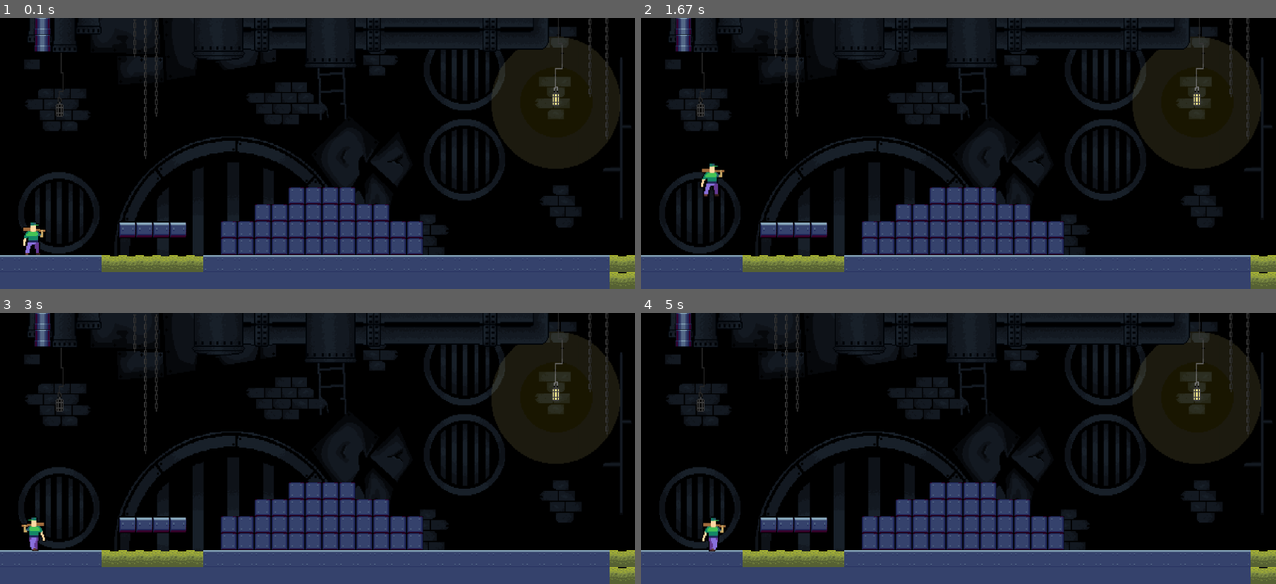
Above: before the commit, frames 1-4 (two rows, left to right).
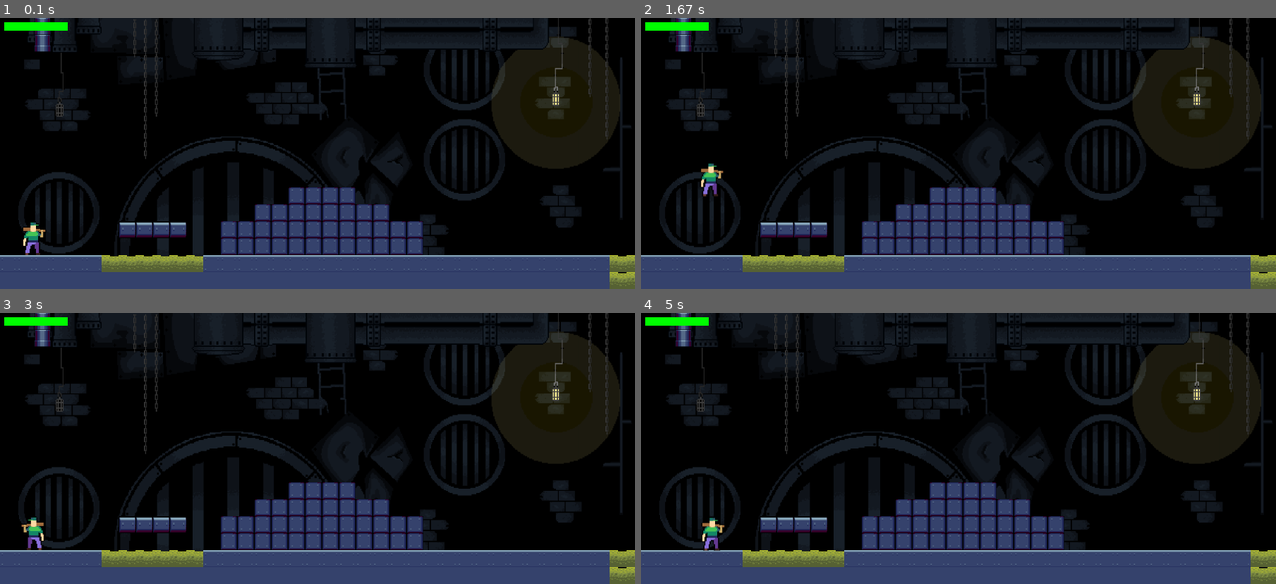
Above: after the commit, the same moments.

Repository: Labourguignonn/JOGO-IP
Game: pygame game, started from world.py
Same seed, same stepped clock (60 frames per second), same inputs: the game is played once before the commit and once after it.
Inputs:
- Up to frame 1 (0.1 s): no input
- Up to frame 2 (1.67 s): tap Space at 0.33, 0.73, 1.03, 1.23, 1.57 s; hold Right 0.67-1.13 s; hold Up 1.17-1.47 s; hold Right from 1.5 s (still down)
- Up to frame 3 (3 s): tap Space at 1.87, 2.07, 2.37, 2.63, 2.93 s; release Right at 1.97 s; hold Left 2-2.53 s; hold Left 2.57-2.97 s
- Up to frame 4 (5 s): hold Up 3-3.37 s; tap Space at 3.07, 3.47, 3.77, 4.13, 4.43, 4.63, 4.93 s; hold Right 3.4-4.03 s; hold Left 4.07-4.53 s; hold Right from 4.57 s (still down)

The runs differ from the first frame. In frame 1, 0.3% of the frame differs, in the area x 0-11%, y 1-5%; in frame 2, 0.4%; in frame 3, 0.4%; in frame 4, 0.5%, in the area x 0-14%, y 1-89%.

Commit message:
modified:   __pycache__/button.cpython-311.pyc 	modified:   "__pycache__/fun\303\247oes.cpython-311.pyc" 	modified:   __pycache__/jogador.cpython-311.pyc 	new file:   __pycache__/life.cpython-311.pyc 	modified:   life.py 	modified:   world.py

Diff:
--- a/life.py
+++ b/life.py
@@ -2,6 +2,10 @@
 
 RED = (255,0,0)
 GREEN = (0,255,0)
+
+largura = 1500
+altura = 640
+tela = pygame.display.set_mode((largura, altura))
 
 
 class HealthBar():
@@ -13,15 +17,15 @@
         self.max_health = max_health
 
 
-    def draw(self, health, tela, bar_width, bar_height):
+    def draw(self, health):
         #update with new health
         self.health = health
         #draws a RED rectangle with max_health
         #Health bar size (bar_width, bar_height)
         #Use (150, 20) for player and smaller for enemies
         ratio = self.health / self.max_health
-        pygame.draw.rect(tela, RED, (self.x, self.y, bar_width, bar_height))
-        pygame.draw.rect(tela, GREEN, (self.x, self.y, bar_width * ratio, bar_height))
+        pygame.draw.rect(tela, RED, (self.x, self.y, 150, 20))
+        pygame.draw.rect(tela, GREEN, (self.x, self.y, 150 * ratio, 20))
 
 #Desenhar a health bar do jogador no loop principal do jogo
 #Desenhar a health bar de cada inimigo
--- a/world.py
+++ b/world.py
@@ -3,6 +3,7 @@
 import csv
 import os
 from os.path import isfile,join
+from life import HealthBar
 
 
 largura = 1500
@@ -99,8 +100,10 @@
                         pass #inimigos
                     if tile == 6:
                         player = Jogador('player', x * tamanho, y *tamanho,PLAYER_VEL,2.50)#tamanhos do personagem(Lucas)
-
-        return player
+                        health_bar = HealthBar(10, 10, player.health, player.health)
+
+
+        return player, health_bar
     def draw(self):
         for tile in self.lista_obstaculos:
             tile[1][0] += scroll
@@ -128,6 +131,7 @@
         self.width = 55
         self.height = 120
         ####
+        self.health = 100
         self.action = 0
         self.frame_index = 0
         self.update_time = pygame.time.get_ticks()
@@ -198,6 +202,7 @@
           self.y_vel = -4
           self.jump_count = False
           self.fall = True
+
 
         self.y_vel += GRAVITY
         if self.y_vel > 10:
@@ -239,11 +244,6 @@
                 scroll = -dx
         return scroll
 
-
-    def atacar(self):
-        if self.ataque == False:
-            self.ataque = True
-
     def draw(self):
 	    tela.blit(pygame.transform.flip(self.image, self.flip, False), self.rect)
 
@@ -273,22 +273,24 @@
 			lista[x][y] = int(tile)
 
 world = World()
-player =  world.process_data(lista)
+player, health_bar =  world.process_data(lista)
 
 rodando = True
 while rodando == True:
     imagens()
     world.draw()
     clock.tick(FPS)
-
+    health_bar.draw(player.health)
     player.update()
     player.draw()
 
     water_group.update()
     water_group.draw(tela)
 
-    if (mover_direita or mover_esquerda) and player.fall == False:
+    if (mover_direita or mover_esquerda) and player.fall == False and player.ataque == False:
         player.update_action(1) #walk
+    elif player.ataque:
+        player.update_action(2) #attack
     else:
         player.update_action(0)#0: idle
 
@@ -310,12 +312,14 @@
             if event.key == pygame.K_UP: #pulo do personagem
                 player.jump_count = True
             if event.key == pygame.K_SPACE:
-                player.atacar()
+                player.ataque = True
         if event.type == pygame.KEYUP:
             if event.key == pygame.K_LEFT:
                 mover_esquerda = False
             if event.key == pygame.K_RIGHT:
                 mover_direita = False
+            if event.key == pygame.K_SPACE:
+                player.ataque = False
 
     pygame.display.update()
 
